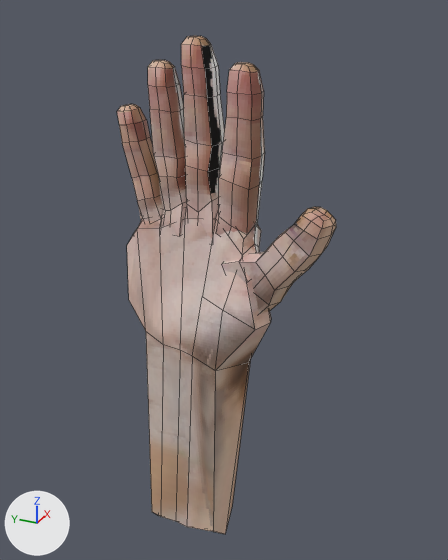
An edit to the Blender file blender projects/finger 3.blend, drawn before and after from the same camera.
One viewpoint serves both versions: a 50 mm lens placed at (-0.674, -0.327, 0.328), pointed at (-0.007, -0.027, -0.005). Lighting does not change. The marker at lower left points along +X, +Y and +Z. The first picture is the older version. Mesh edges are drawn as thin lines.

The first picture shows 'finger 1.001', 'finger 2.001', 'finger 3.001', 'finger 4.001', 'finger 5.001', 'palm.001'.
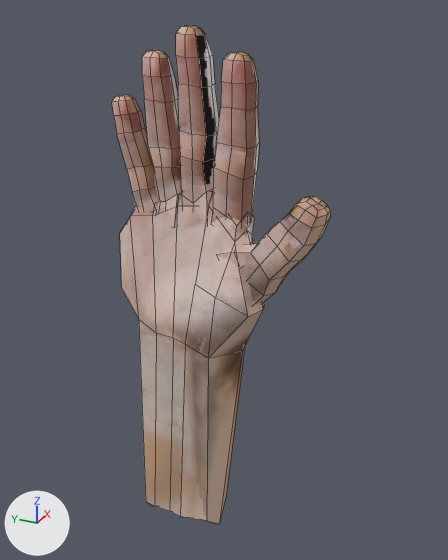
Where the newer file only moved an object's origin or applied its transform, the numbers keep the older frame.

Diff of the bpy script that builds the scene:
```diff
--- a/blender projects/finger 3.blend.py
+++ b/blender projects/finger 3.blend.py
@@ me_cube_007 @@
 # used by ob_palm_001; location = (0.0, -0.01, -0.015); rotation_euler = (0.0, -0.188, 3.142), in degrees (0, -11, 180)
-me_cube_007.from_pydata(...)  # 68 vertices, 66 faces; spans x -0.06..0.082, y -0.117..0.102, z -0.371..0.126
+me_cube_007.from_pydata(...)  # 68 vertices, 66 faces; spans x -1.351..0.996, y -1.932..1.69, z -6.135..2.086
+# me_cube_007 part 6: the whole mesh is rebuilt
 me_cube_007.materials.append(mat_hand)
@@ me_cube_008 @@
 # used by ob_finger_2_001; location = (-0.02, -0.047, 0.069); rotation_euler = (0.0, -3.142, 0.0), in degrees (0, -180, 0)
-me_cube_008.from_pydata(...)  # 66 vertices, 64 faces; spans x -0.026..0.022, y -0.031..0.023, z -0.193..0.019
+me_cube_008.from_pydata(...)  # 66 vertices, 64 faces; spans x -0.026..0.022, y -0.024..0.029, z -0.203..0.008
+# me_cube_008 part 1: the whole mesh is moved by (0.0, 0.007, -0.011)
 me_cube_008.materials.append(mat_hand)
@@ me_cube_009 @@
 # used by ob_finger_3_001; location = (-0.009, 0.004, 0.069); rotation_euler = (0.0, -3.142, 0.0), in degrees (0, -180, 0)
-me_cube_009.from_pydata(...)  # 66 vertices, 64 faces; spans x -0.026..0.022, y -0.03..0.02, z -0.218..0.018
+me_cube_009.from_pydata(...)  # 66 vertices, 64 faces; spans x -0.026..0.022, y -0.023..0.026, z -0.229..0.008
+# me_cube_009 part 2: the whole mesh is moved by (0.0, 0.007, -0.011)
 me_cube_009.materials.append(mat_hand)
@@ me_cube_010 @@
 # used by ob_finger_4_001; location = (-0.011, 0.049, 0.069); rotation_euler = (0.0, -3.142, 0.0), in degrees (0, -180, 0)
-me_cube_010.from_pydata(...)  # 66 vertices, 64 faces; spans x -0.024..0.022, y -0.034..0.018, z -0.191..0.016
+me_cube_010.from_pydata(...)  # 66 vertices, 64 faces; spans x -0.024..0.022, y -0.027..0.025, z -0.202..0.005
+# me_cube_010 part 3: the whole mesh is moved by (0.0, 0.007, -0.011)
 me_cube_010.materials.append(mat_hand)
@@ me_cube_011 @@
 # used by ob_finger_5_001; location = (-0.011, 0.089, 0.035); rotation_euler = (0.0, -3.142, 0.0), in degrees (0, -180, 0)
-me_cube_011.from_pydata(...)  # 66 vertices, 64 faces; spans x -0.025..0.022, y -0.043..0.023, z -0.173..0.005
+me_cube_011.from_pydata(...)  # 66 vertices, 64 faces; spans x -0.025..0.022, y -0.036..0.03, z -0.183..-0.005
+# me_cube_011 part 4: the whole mesh is moved by (0.0, 0.007, -0.011)
 me_cube_011.materials.append(mat_hand)
@@ me_cube_012 @@
 # used by ob_finger_1_001; location = (-0.048, -0.078, 0.0); rotation_euler = (-0.55, 3.125, -0.282), in degrees (-32, 179, -16)
-me_cube_012.from_pydata(...)  # 66 vertices, 64 faces; spans x -0.029..0.022, y -0.04..0.049, z -0.157..0.032
+me_cube_012.from_pydata(...)  # 66 vertices, 64 faces; spans x -0.027..0.024, y -0.028..0.06, z -0.163..0.026
+# me_cube_012 part 5: the whole mesh is moved by (0.002, 0.011, -0.006)
 me_cube_012.materials.append(mat_hand)
@@ ob_palm_001 @@
 ob_palm_001 = bpy.data.objects.new('palm.001', me_cube_007)
-ob_palm_001.location = (0.0, -0.01, -0.015)
-ob_palm_001.rotation_euler = (0.0, -0.188, 3.142)  # degrees (0, -11, 180)
+ob_palm_001.location = (0.0, 0.0, 0.0)
+ob_palm_001.rotation_euler = (0.0, 0.188, 0.0)  # degrees (0, 11, 0)
+ob_palm_001.scale = (0.0605, -0.0605, 0.0605)
```

Changed parts and their boxes (x1, y1, x2, y2) in the pictures (448 x 560 px):
'palm.001', reshaped, moved, turned, rescaled: before (127, 204, 271, 534); after (120, 192, 264, 524)
'finger 2.001', moved: before (216, 62, 265, 235); after (211, 52, 260, 224)
'finger 3.001', moved: before (181, 36, 225, 238); after (176, 26, 219, 222)
'finger 1.001', moved: before (222, 207, 336, 314); after (217, 196, 331, 305)
'finger 4.001', moved: before (148, 60, 187, 236); after (142, 50, 182, 227)
'finger 5.001', moved: before (117, 104, 163, 223); after (112, 95, 158, 210)
